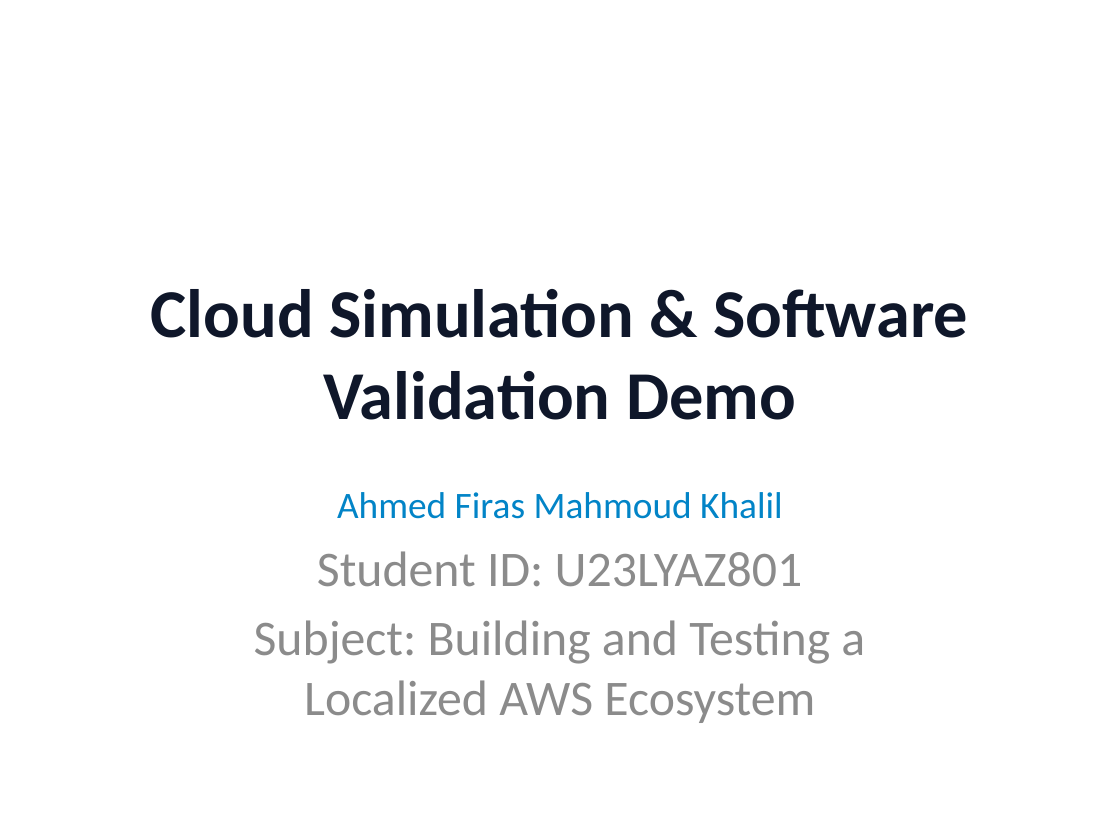
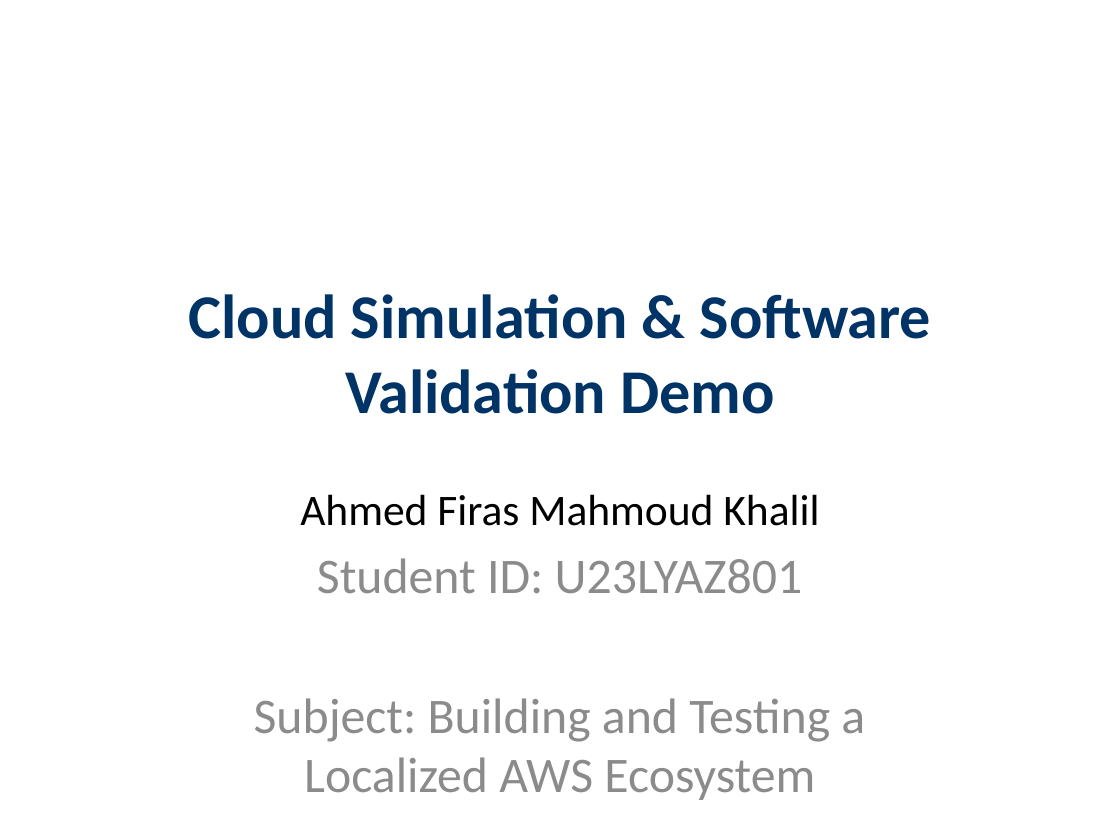
Before and after one commit to Breacher-0/AWS-EC2-local-testing-and-simulation, a slide deck: slide 1 of Ahmed_Khalil_Validation_Demo.pptx. Drawn at 1120x840 pixels with LibreOffice and Linux fonts; fonts in the diff are those of the drawing. Boxes give left, top, right and bottom in pixels: in the first picture for what was removed or moved away, otherwise in the second. Text is boxed around its words. In the diff, an @@ line names an element or a change of style, - is before the commit and + after.

```diff
--- a/Ahmed_Khalil_Validation_Demo.pptx
+++ b/Ahmed_Khalil_Validation_Demo.pptx
@@ title "Cloud Simulation & Software Validation ..." at [189,294,931,414]: size 44 to 40 pt, text colour #0F172A to #003366 @@
@@ subtitle at [300,494,819,526]: size 24 to 28 pt, text colour #0284C7 to #000000 in "Ahmed Firas Mahmoud Khalil" @@
```
Also in this commit, not shown: 13 other slides changed, 1 other file.
